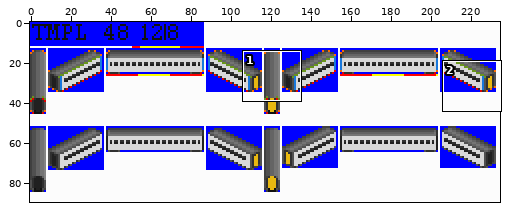
Two states of a sprite sheet, gfx/Template/48px.png. The picture above shows the old version from afar; the outline marks the close-up.
Close-up. Before the edit:
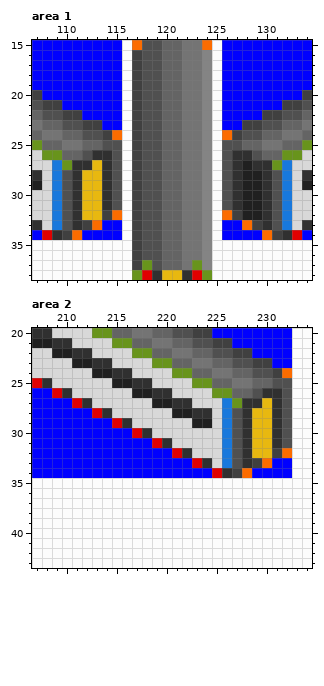
The file is 235x90 pixels. Colours within 5 levels of each other are drawn and written as one. Shown: area 1: x 107..134, y 15..38; area 2: x 207..234, y 20..43. The commit also changed other parts of the picture, which this record leaves out.
Now the later version:
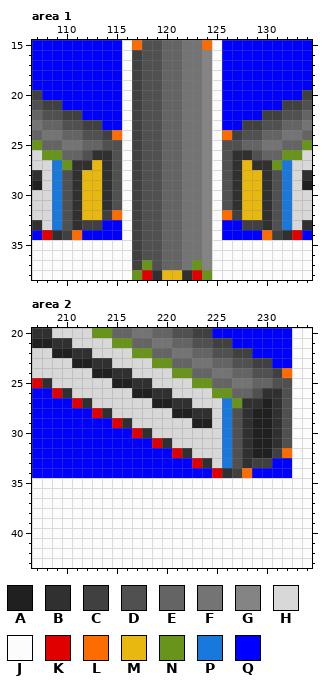
Palette (. is transparent): A #202020  B #303030  C #404040  D #505050  E #646464  F #747474  G #848484  H #d8d8d8  J #fcfcfc  K #e00000  L #fc6c00  M #e8b810  N #68941c  P #1878dc  Q #0000ff
The exact change:
Area 1:
Colour C replaces colour L in row 33 at x 113 and 128.
Colour M replaces colour A in row 27 at x 128; in rows 28 to 32 at x 128 to 129.
Area 2:
Colour A replaces colour M in row 27 at x 230; in rows 28 to 32 at x 229 to 230.
Colour C replaces colour L in row 33 at x 230.
